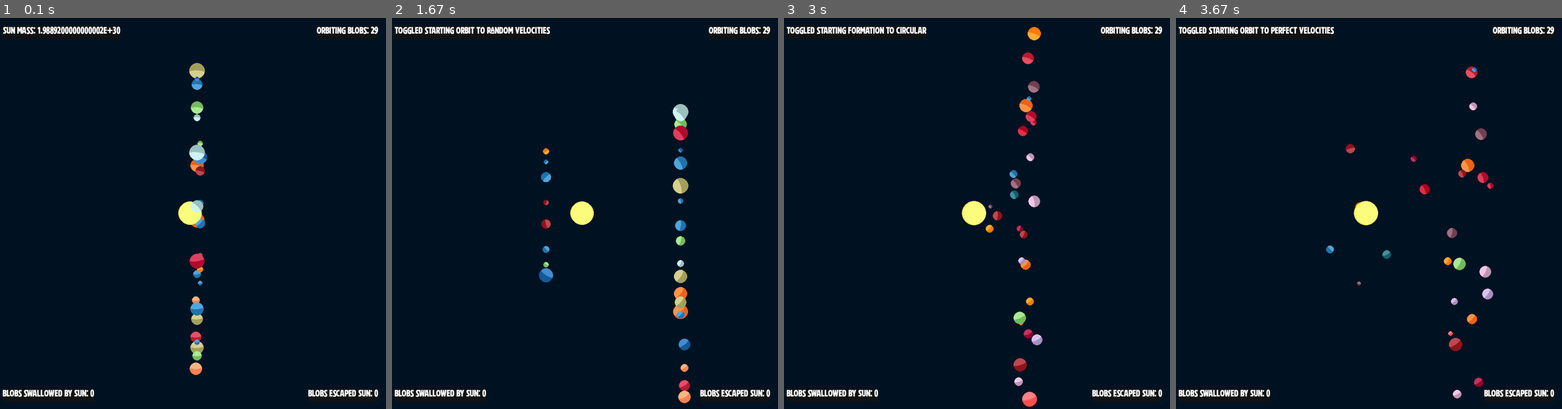
Above: before the commit, frames 1-4 (left to right).
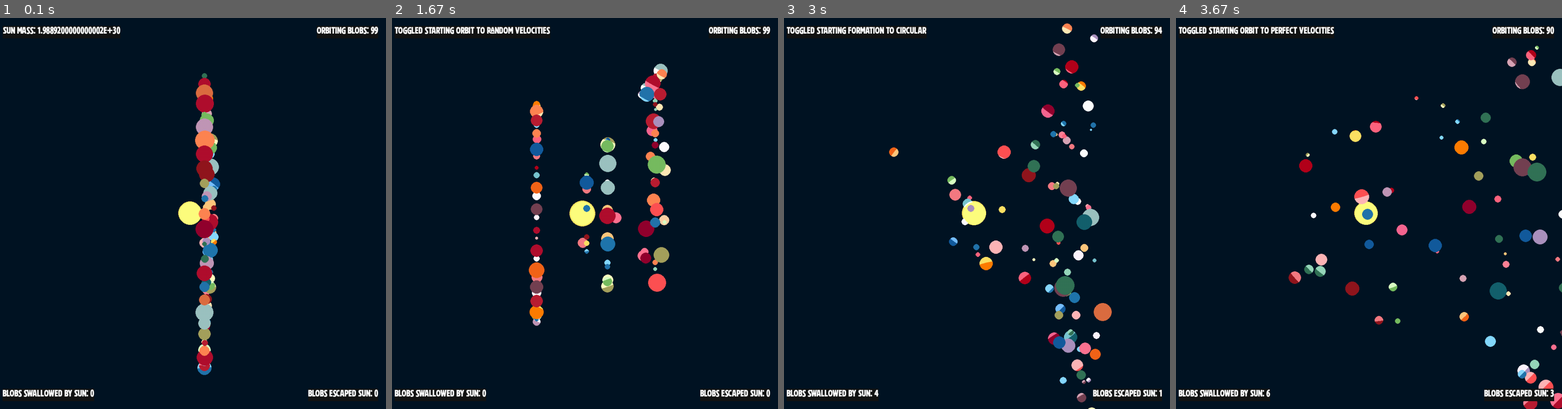
Above: after the commit, the same moments.

Repository: jmottster/newton
Game: pygame game, started from main.py
Two runs of this game, one before a commit and one after it. Both use one fixed random seed, a clock stepped at 60 frames per second and the inputs below.
Inputs:
- Up to frame 1 (0.1 s): no input
- Up to frame 2 (1.67 s): hold D 0.33-0.8 s; hold W 0.83-1.3 s; hold D from 1.33 s (still down)
- Up to frame 3 (3 s): release D at 1.8 s; hold A 1.83-2.37 s; hold S 2.4-2.87 s; hold A from 2.9 s (still down)
- Up to frame 4 (3.67 s): release A at 3.37 s; hold W from 3.4 s (still down)

The runs differ from the first frame. In frame 1, 3.9% of the frame differs, in the area x 48-98%, y 2-92%; in frame 2, 6.0%, in the area x 35-98%, y 2-99%; in frame 3, 5.7%; in frame 4, 4.9%.

Commit message:
Added 3d to lighting animation

Diff:
--- a/globals.py
+++ b/globals.py
@@ -34,10 +34,10 @@
 MAX_RADIUS = 20 * SCALE_PERCENT
 SCALE = AU_SCALE_FACTOR / AU  # 1 AU = SCALE_FACTOR pixels
 SCALED_SCREEN_SIZE = (SCREEN_SIZE / AU_SCALE_FACTOR) * AU  # Real height and width in AU
-FRAME_RATE = 60  # there are FRAME_RATE frames per second
+FRAME_RATE = 120  # there are FRAME_RATE frames per second
 
 # Vars for creating blobs somewhat randomly
-NUM_BLOBS = 30
+NUM_BLOBS = 100
 # If true all blobs will start
 # with a perfect orbital velocity
 START_PERFECT_ORBIT = True
@@ -52,6 +52,7 @@
 MAX_MASS = 6.9742 * 10**24  # currently set slightly larger than mass of Earth
 FLOOR_MASS = 1.98892 * 10**28
 CENTER_BLOB_MASS = 1.98892 * 10**30  # currently set with mass of the sun
+# 8.54 * 10**36 <-- black hole
 CENTER_BLOB_RADIUS = 30 * SCALE_PERCENT
 CENTER_BLOB_COLOR = (255, 210, 63)
 CENTER_BLOB_NAME = "sun"
--- a/massive_blob.py
+++ b/massive_blob.py
@@ -86,30 +86,32 @@
         self.escaped = False
         self.blob_suface = BlobSurface(radius, color)
         self.pause = False
-        self.glow_radius = radius
 
         self.fake_blob_z()
 
     def draw(self, screen):
         x = self.x * SCALE
         y = self.y * SCALE
+        z = self.z * SCALE
 
         if self.name != CENTER_BLOB_NAME:
-            self.blob_suface.draw(screen, (x, y))
+            self.blob_suface.draw(screen, (x, y, z))
         else:
             pygame.draw.circle(screen, self.color, (x, y), self.radius)
 
             if not self.pause:
-                self.glow_radius = self.radius + random.randint(1, 4)
-            surf = pygame.Surface((self.glow_radius * 2, self.glow_radius * 2))
+                glow_radius = self.radius + random.randint(1, 4)
+            else:
+                glow_radius = self.radius
+            surf = pygame.Surface((glow_radius * 2, glow_radius * 2))
             pygame.draw.circle(
-                surf, self.color, (self.glow_radius, self.glow_radius), self.glow_radius
+                surf, self.color, (glow_radius, glow_radius), glow_radius
             )
             screen.blit(
                 surf,
                 (
-                    (SCREEN_SIZE / 2) - self.glow_radius,
-                    (SCREEN_SIZE / 2) - self.glow_radius,
+                    x - glow_radius,
+                    y - glow_radius,
                 ),
                 special_flags=pygame.BLEND_RGB_ADD,
             )
@@ -121,6 +123,7 @@
             self.orig_radius[1] * (diff / self.scaled_screen_size_half) * 0.75
         )
         self.radius = self.scaled_radius * SCALE
+        self.blob_suface = BlobSurface(self.radius, self.color)
 
     def advance(self):
         # Advace x by velocity (one frame, with TIMESTEP elapsed time)
@@ -342,20 +345,28 @@
 
     def __init__(self, radius, color):
         pygame.Surface.__init__(self, (radius * 2, radius * 2))
-        self.position = (0, 0)
+        self.position = (0, 0, 0)
         self.radius = radius
-        self.rect = pygame.Rect(self.position, (radius * 2, radius * 2))
+        self.rect = pygame.Rect(
+            (self.position[0], self.position[1]), (radius * 2, radius * 2)
+        )
         self.color = color
         self.parent_blob = self.create_blob()
-        self.center_blob_pos = (SCREEN_SIZE / 2, SCREEN_SIZE / 2)
-        self.shade_radius = radius * 3
-        self.shade_flag_light = pygame.BLEND_RGB_ADD
-        self.shade_flag_dark = pygame.BLEND_RGB_SUB
+        self.center_blob_pos = (SCREEN_SIZE / 2, SCREEN_SIZE / 2, SCREEN_SIZE / 2)
+        self.light_radius = radius * 10
+        self.light_flag = pygame.BLEND_RGB_ADD
+        self.light_colorkey = (0, 0, 0)
+        self.light_color = (100, 100, 100)
+        self.light = None
+        self.shade_radius = radius * 10
+        self.shade_flag = None  # pygame.BLEND_RGB_SUB
         self.shade_colorkey = (0, 0, 0)
-        self.shade_color = (50, 50, 50)
+        self.shade_color = color
         self.shade = None
         self.alpha_image = None
         self.mask_image = None
+        self.half_z = SCREEN_SIZE / 2
+        self.create_light()
         self.create_shade()
         self.create_alpha_image()
         self.create_mask()
@@ -369,9 +380,23 @@
         # it is drawn. Called in the constructor.
         pygame.draw.circle(self, self.color, (self.radius, self.radius), self.radius)
 
+    def create_light(self):
+        # Create the overlay the will add shine to the blob in the direction of the center blob.
+        # This is created only once per instance no matter how many times it is drawn. Called in
+        # the constructor.
+        self.light = pygame.Surface((self.light_radius * 2, self.light_radius * 2))
+        pygame.draw.circle(
+            self.light,
+            self.light_color,
+            (self.light_radius, self.light_radius),
+            self.light_radius,
+        )
+        self.light.set_colorkey(self.light_colorkey)
+
     def create_shade(self):
-        # Create the overlay the will add shine or shadow to the blob. This is created only once
-        # per instance no matter how many times it is drawn. Called in the constructor.
+        # Create the overlay the will add shade to the blob in the direction of the center blob.
+        # This is created only once per instance no matter how many times it is drawn. Called in
+        # the constructor.
         self.shade = pygame.Surface((self.shade_radius * 2, self.shade_radius * 2))
         pygame.draw.circle(
             self.shade,
@@ -402,7 +427,7 @@
             self.radius,
         )
 
-    def get_shaded_blob(self):
+    def get_lighting_blob(self):
         # Create the final package for drawing. This puts all the peices together. Everything
         # is cached for every call except the alpha image, we have to create that new each time. This is called
         # by the draw() method.
@@ -411,13 +436,23 @@
         offset = self.get_lighting_direction()
 
         self.alpha_image.blit(
-            self.shade,
+            self.light,
             (
-                -(self.shade_radius - self.radius) + offset[0],
-                -(self.shade_radius - self.radius) + offset[1],
+                (self.radius - self.light_radius) + offset[0],
+                (self.radius - self.light_radius) + offset[1],
             ),
-            special_flags=self.shade_flag_light,
-        )
+            special_flags=self.light_flag,
+        )
+
+        if self.position[2] < self.half_z:
+            self.alpha_image.blit(
+                self.shade,
+                (
+                    (self.radius - self.shade_radius) - offset[0],
+                    (self.radius - self.shade_radius) - offset[1],
+                ),
+                # special_flags=self.shade_flag,
+            )
 
         self.alpha_image.blit(
             self.mask_image, (0, 0), special_flags=pygame.BLEND_RGBA_MIN
@@ -426,24 +461,30 @@
         return self.alpha_image
 
     def get_lighting_direction(self):
-        # Get the x,y coordinates for the center of the overlay. This will point to the
+        # Get the x,y,z coordinates for the center of the overlay. This will point to the
         # center blob relative to offset of the main blob center in this instance (i.e., if a line were draw between the center of
         # the main blob and the center of the overlay, it would point to the center blob). This is called by the get_shaded_blob()
         # method.
         x1 = self.position[0]
         y1 = self.position[1]
+        z1 = self.position[2]
         x2 = self.center_blob_pos[0]
         y2 = self.center_blob_pos[1]
+        z2 = self.center_blob_pos[2]
 
         dx = x2 - x1
         dy = y2 - y1
-
-        theta = math.atan2(dy, dx)
-
-        x = self.shade_radius * math.cos(theta)
-        y = self.shade_radius * math.sin(theta)
-
-        return (x, y)
+        dz = z2 - z1
+        d = math.sqrt(dx**2 + dy**2 + dz**2)
+
+        theta = math.acos(dz / d)
+        phi = math.atan2(dy, dx)
+
+        x = self.light_radius * math.sin(theta) * math.cos(phi)
+        y = self.light_radius * math.sin(theta) * math.sin(phi)
+        z = self.light_radius * math.sin(theta)
+
+        return (x, y, z)
 
     def draw(self, screen, pos=None):
         # Draw the blob to the screen.
@@ -451,6 +492,6 @@
             self.position = pos
 
         screen.blit(
-            self.get_shaded_blob(),
+            self.get_lighting_blob(),
             (self.position[0] - self.radius, self.position[1] - self.radius),
         )
